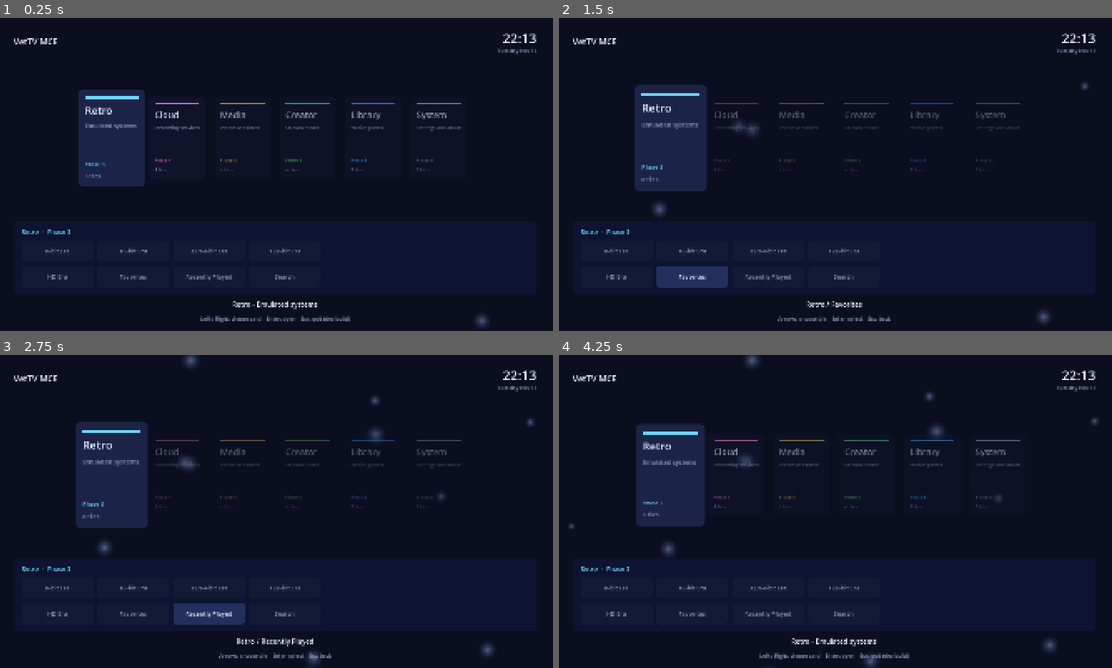
Above: before the commit, frames 1-4 (two rows, left to right).
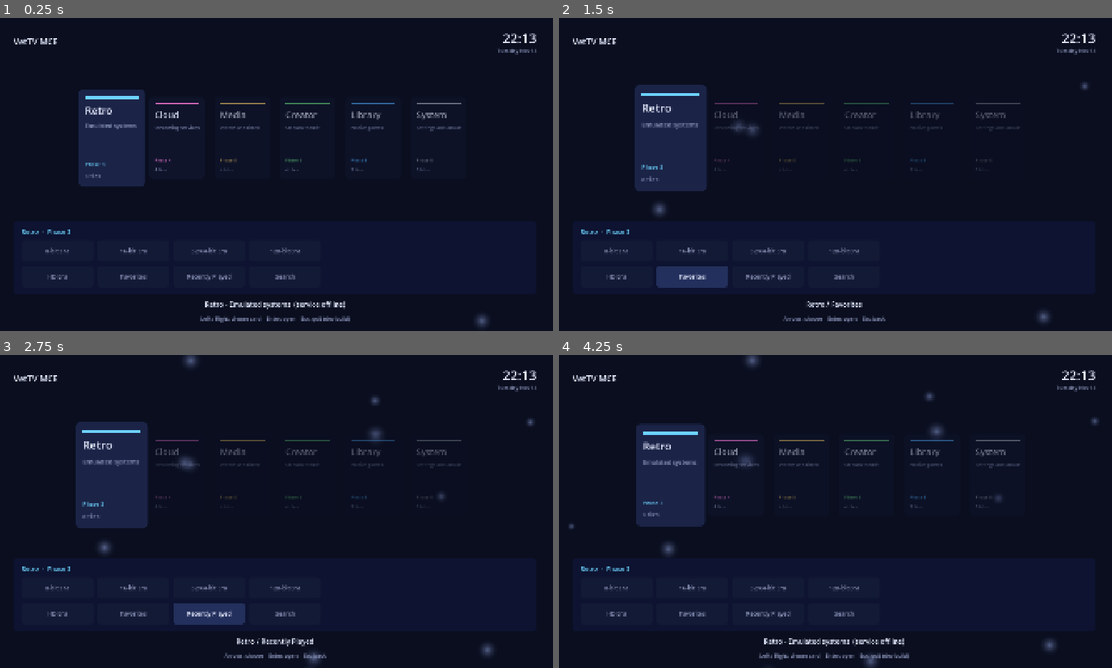
Above: after the commit, the same moments.

Repository: Vet-TV/vettv-mce
Game: Godot game, scene res://main.tscn
The game is run twice, just before and just after one commit, with the same random seed, the same clock (stepped at 60 frames per second) and the same inputs.
Inputs (mouse positions are in pixels of both pictures, inside the frame that each line leads up to):
- Up to frame 1 (0.25 s): no input
- Up to frame 2 (1.5 s): tap Enter (ui_accept) at 0.5, 0.77 s; move the mouse to (669, 136) at 0.52 s; hold Right (ui_right) 0.53-1.28 s; click (669, 136) at 0.67 s; move the mouse to (735, 136) at 1.27 s; hold Down (ui_down) from 1.28 s (still down); click (735, 136) at 1.42 s
- Up to frame 3 (2.75 s): tap Enter (ui_accept) at 1.52 s; move the mouse to (243, 473) at 2.02 s; release Down (ui_down) at 2.03 s; hold Right (ui_right) from 2.03 s (still down); click (243, 473) at 2.17 s
- Up to frame 4 (4.25 s): move the mouse to (868, 473) at 2.77 s; release Right (ui_right) at 2.78 s; hold Up (ui_up) 2.78-3.53 s; click (868, 473) at 2.92 s; tap Enter (ui_accept) at 3.02, 3.5, 3.77 s; move the mouse to (929, 473) at 3.52 s; hold Left (ui_left) from 3.53 s (still down); click (929, 473) at 3.67 s; tap Escape (ui_cancel) at 4.15 s

The runs differ from the first frame. In frame 1, 0.6% of the frame differs, in the area x 8-63%, y 73-94%; in frame 2, 0.4%; in frame 3, 0.4%; in frame 4, 0.6%.

Commit message:
Phase 3: Retro card - service layer with ROM scan, launch API, Retro frontend wiring

Diff:
--- a/frontend/main.gd
+++ b/frontend/main.gd
@@ -7,7 +7,7 @@
 ## dashboard drifts into Ambient Mode: clock grows, particles thicken,
 ## cards float. Any input snaps back. See blueprint sections 4-5.
 
-enum Mode { CARD, TILE }
+enum Mode { CARD, TILE, SYSTEM, GAME }
 
 const INK := Color("#e6ecff")
 const INK_DIM := Color("#8a93b8")
@@ -39,16 +39,67 @@
 var _particles: GPUParticles2D
 
 var _tween: Tween
+var _http: HTTPRequest
+var _http_post: HTTPRequest
+var _retro_online: bool = false
+var _retro_eras: Array = []
+var _retro_systems: Dictionary = {}
+var _current_era: String = ""
+var _current_system: Dictionary = {}
 var _idle_seconds: float = 0.0
 var _ambient: bool = false
 var _last_clock_second: int = -1
 
 
+const SERVICE_URL := "http://127.0.0.1:8471"
+
 func _ready() -> void:
 	_cards = CardData.cards()
 	_build_ui()
+	_http = HTTPRequest.new()
+	_http.timeout = 4.0
+	add_child(_http)
+	_http.request_completed.connect(_on_systems_received)
+	_http_post = HTTPRequest.new()
+	_http_post.timeout = 10.0
+	add_child(_http_post)
+	_http_post.request_completed.connect(_on_launch_completed)
 	_refresh(true)
 	_update_clock(true)
+	_fetch_retro_systems()
+
+
+func _fetch_retro_systems() -> void:
+	var err := _http.request(SERVICE_URL + "/systems")
+	if err != OK:
+		_retro_online = false
+
+
+func _on_systems_received(result: int, response_code: int, _headers: PackedStringArray, body: PackedByteArray) -> void:
+	if result != HTTPRequest.RESULT_SUCCESS or response_code != 200:
+		_retro_online = false
+		if _cards[_card_index].get("id") == "retro":
+			_refresh(true)
+		return
+	var parsed: Variant = JSON.parse_string(body.get_string_from_utf8())
+	if not (parsed is Dictionary):
+		_retro_online = false
+		return
+	_retro_online = true
+	_retro_eras = parsed.get("eras", [])
+	_retro_systems.clear()
+	for system in parsed.get("systems", []):
+		_retro_systems[system["id"]] = system
+	if _cards[_card_index].get("id") == "retro":
+		_refresh(true)
+
+
+func _on_launch_completed(result: int, response_code: int, _headers: PackedStringArray, body: PackedByteArray) -> void:
+	if result != HTTPRequest.RESULT_SUCCESS or response_code != 200:
+		var detail := body.get_string_from_utf8()
+		_status.text = "Launch failed (%d) %s" % [response_code, detail.substr(0, 80)]
+		return
+	_status.text = "Game running - close it to return to the dashboard"
 
 
 func _build_ui() -> void:
@@ -201,11 +252,20 @@
 	var acted := false
 	if event.is_action_pressed("ui_cancel"):
 		acted = true
-		if _mode == Mode.TILE:
-			_mode = Mode.CARD
-			_refresh(false)
-		else:
-			get_tree().quit()
+		match _mode:
+			Mode.GAME:
+				_mode = Mode.SYSTEM
+				_tile_index = 0
+				_refresh(false)
+			Mode.SYSTEM:
+				_mode = Mode.TILE
+				_tile_index = 0
+				_refresh(false)
+			Mode.TILE:
+				_mode = Mode.CARD
+				_refresh(false)
+			_:
+				get_tree().quit()
 	elif event.is_action_pressed("ui_accept"):
 		acted = true
 		if _mode == Mode.CARD:
@@ -280,12 +340,71 @@
 	_refresh(false)
 
 
+func _is_retro() -> bool:
+	return _cards[_card_index].get("id") == "retro"
+
+
+func _current_items() -> Array:
+	# Each item: {label, detail, payload}. Drives tiles for every level.
+	var items: Array = []
+	var card: Dictionary = _cards[_card_index]
+	match _mode:
+		Mode.CARD, Mode.TILE:
+			if _is_retro() and _retro_online:
+				for era_group in _retro_eras:
+					var systems: Array = era_group["systems"]
+					var games := 0
+					for s in systems:
+						games += int(s["game_count"])
+					items.append({"label": era_group["era"], "detail": "%d systems · %d games" % [systems.size(), games], "payload": era_group})
+			else:
+				for t in card["tiles"]:
+					items.append({"label": t, "detail": "", "payload": t})
+		Mode.SYSTEM:
+			for era_group in _retro_eras:
+				if era_group["era"] == _current_era:
+					for s in era_group["systems"]:
+						items.append({"label": s["name"], "detail": "%d games" % int(s["game_count"]), "payload": s})
+		Mode.GAME:
+			for g in _current_system.get("games", []):
+				var kb := int(g["size_bytes"]) / 1024.0
+				var size_text := "%.1f MB" % (kb / 1024.0) if kb >= 1024.0 else "%d KB" % int(kb)
+				items.append({"label": g["title"], "detail": size_text, "payload": g})
+	return items
+
+
 func _activate_tile() -> void:
+	var items := _current_items()
+	if _tile_index >= items.size():
+		return
+	var item: Dictionary = items[_tile_index]
 	var card: Dictionary = _cards[_card_index]
-	var tiles: Array = card["tiles"]
-	if _tile_index >= tiles.size():
-		return
-	_status.text = "%s / %s - lands in %s" % [card["title"], tiles[_tile_index], card["phase"]]
+	match _mode:
+		Mode.TILE:
+			if _is_retro() and _retro_online:
+				_current_era = item["label"]
+				_mode = Mode.SYSTEM
+				_tile_index = 0
+				_refresh(false)
+			else:
+				_status.text = "%s / %s - lands in %s" % [card["title"], item["label"], card["phase"]]
+		Mode.SYSTEM:
+			_current_system = _retro_systems.get(item["payload"]["id"], {})
+			_mode = Mode.GAME
+			_tile_index = 0
+			_refresh(false)
+		Mode.GAME:
+			var game: Dictionary = item["payload"]
+			_status.text = "Launching %s..." % game["title"]
+			var payload := {"system": _current_system.get("id", ""), "game_path": game["path"]}
+			var err := _http_post.request(
+				SERVICE_URL + "/launch",
+				["Content-Type: application/json"],
+				HTTPClient.METHOD_POST,
+				JSON.stringify(payload)
+			)
+			if err != OK:
+				_status.text = "Launch failed - service busy (HTTP %d)" % err
 
 
 func _refresh(instant: bool) -> void:
@@ -297,15 +416,15 @@
 		var face := _faces[i]
 		var focused := i == _card_index
 		var dist := absi(i - _card_index)
-		face.set_focus_state(focused, _mode == Mode.TILE and not focused)
+		face.set_focus_state(focused, _mode != Mode.CARD and not focused)
 		var target_scale := 0.94
 		var target_alpha := 0.55
 		if focused:
-			target_scale = 1.22 if _mode == Mode.TILE else 1.12
+			target_scale = 1.22 if _mode != Mode.CARD else 1.12
 			target_alpha = 1.0
 		elif dist == 1:
 			target_alpha = 0.8
-		if _mode == Mode.TILE and not focused:
+		if _mode != Mode.CARD and not focused:
 			target_alpha = 0.3
 		_tween.tween_property(face, "scale", Vector2.ONE * target_scale, dur)
 		_tween.tween_property(face, "modulate:a", target_alpha, dur)
@@ -313,9 +432,17 @@
 	if _mode == Mode.CARD:
 		var card: Dictionary = _cards[_card_index]
 		_status.text = "%s - %s" % [card["title"], card["subtitle"]]
+		if _is_retro() and not _retro_online:
+			_status.text += "  (service offline)"
 		_hint.text = "Left / Right: choose card    Enter: open    Esc: quit (dev build)"
 	else:
-		_hint.text = "Arrows: choose tile    Enter: select    Esc: back"
+		match _mode:
+			Mode.TILE:
+				_hint.text = "Arrows: choose    Enter: open    Esc: back"
+			Mode.SYSTEM:
+				_hint.text = "Arrows: choose system    Enter: open    Esc: back"
+			Mode.GAME:
+				_hint.text = "Arrows: choose game    Enter: launch    Esc: back"
 		_activate_status_for_tile_focus()
 
 
@@ -326,30 +453,47 @@
 	_tiles.clear()
 	_tile_styles.clear()
 	var card: Dictionary = _cards[_card_index]
-	_tile_header.text = "%s  -  %s" % [card["title"], card["phase"]]
+	match _mode:
+		Mode.SYSTEM:
+			_tile_header.text = "Retro  -  %s" % _current_era
+		Mode.GAME:
+			_tile_header.text = "Retro  -  %s" % _current_system.get("name", "")
+		_:
+			_tile_header.text = "%s  -  %s" % [card["title"], "choose an era" if (_is_retro() and _retro_online) else card["phase"]]
 	_tile_header.add_theme_color_override("font_color", card["accent"])
-	var tiles: Array = card["tiles"]
+	var tiles := _current_items()
 	for i in tiles.size():
 		var tile := PanelContainer.new()
 		tile.custom_minimum_size = Vector2(248, 74)
 		var bg := StyleBoxFlat.new()
-		bg.bg_color = BG_TILE_FOCUSED if (_mode == Mode.TILE and i == _tile_index) else BG_TILE
+		bg.bg_color = BG_TILE_FOCUSED if (_mode != Mode.CARD and i == _tile_index) else BG_TILE
 		bg.set_corner_radius_all(10)
 		bg.content_margin_left = 16
 		bg.content_margin_right = 16
 		tile.add_theme_stylebox_override("panel", bg)
+		var stack := VBoxContainer.new()
+		stack.alignment = BoxContainer.ALIGNMENT_CENTER
+		stack.add_theme_constant_override("separation", 2)
+		tile.add_child(stack)
 		var label := Label.new()
-		label.text = tiles[i]
+		label.text = tiles[i]["label"]
 		label.horizontal_alignment = HORIZONTAL_ALIGNMENT_CENTER
-		label.vertical_alignment = VERTICAL_ALIGNMENT_CENTER
-		label.add_theme_font_size_override("font_size", 21)
-		label.add_theme_color_override("font_color", INK if (_mode == Mode.TILE and i == _tile_index) else INK_DIM)
-		tile.add_child(label)
+		label.clip_text = true
+		label.add_theme_font_size_override("font_size", 20)
+		label.add_theme_color_override("font_color", INK if (_mode != Mode.CARD and i == _tile_index) else INK_DIM)
+		stack.add_child(label)
+		if tiles[i]["detail"] != "":
+			var detail := Label.new()
+			detail.text = tiles[i]["detail"]
+			detail.horizontal_alignment = HORIZONTAL_ALIGNMENT_CENTER
+			detail.add_theme_font_size_override("font_size", 15)
+			detail.add_theme_color_override("font_color", INK_DIM)
+			stack.add_child(detail)
 		tile.gui_input.connect(_on_tile_gui_input.bind(i))
 		_tile_grid.add_child(tile)
 		_tiles.append(tile)
 		_tile_styles.append(bg)
-		if _mode == Mode.TILE:
+		if _mode != Mode.CARD:
 			tile.scale = Vector2.ONE * 0.85
 			tile.modulate.a = 0.0
 			var tw := create_tween()
@@ -360,19 +504,27 @@
 
 
 func _activate_status_for_tile_focus() -> void:
-	var card: Dictionary = _cards[_card_index]
-	var tiles: Array = card["tiles"]
-	if _tile_index < tiles.size():
-		_status.text = "%s / %s" % [card["title"], tiles[_tile_index]]
+	var items := _current_items()
+	if _tile_index >= items.size():
+		return
+	var label: String = items[_tile_index]["label"]
+	match _mode:
+		Mode.TILE:
+			_status.text = "%s / %s" % [_cards[_card_index]["title"], label]
+		Mode.SYSTEM:
+			_status.text = "%s / %s" % [_current_era, label]
+		Mode.GAME:
+			_status.text = "%s / %s" % [_current_system.get("name", ""), label]
 
 
 func _on_tile_gui_input(event: InputEvent, index: int) -> void:
 	if event is InputEventMouseButton and event.pressed and event.button_index == MOUSE_BUTTON_LEFT:
 		_register_input()
-		if _mode == Mode.TILE and index == _tile_index:
+		if _mode != Mode.CARD and index == _tile_index:
 			_activate_tile()
 		else:
-			_mode = Mode.TILE
+			if _mode == Mode.CARD:
+				_mode = Mode.TILE
 			_tile_index = index
 			_refresh(false)
 
Not shown, changed: .gitattributes
Not shown, changed: .gitignore
Not shown, changed: CHANGELOG.md
Not shown, added: batocera-fork/overlay/userdata/system/services/vettv_service
Not shown, changed: frontend/README.md
Not shown, added: scripts/inject-service.sh
Not shown, changed: service-layer/README.md
Not shown, added: service-layer/pyproject.toml
Not shown, added: service-layer/src/vettv_service/__init__.py
Not shown, added: service-layer/src/vettv_service/launcher.py
Not shown, added: service-layer/src/vettv_service/main.py
Not shown, added: service-layer/src/vettv_service/memory_card.py
(and 2 more such lines)
